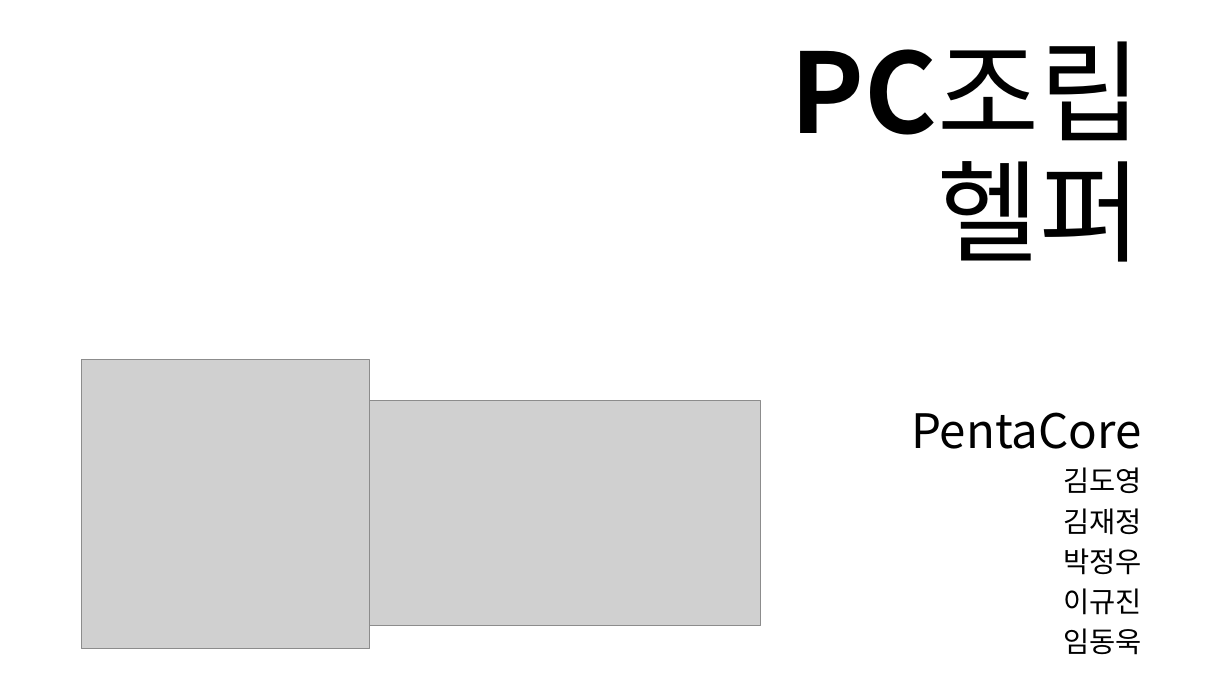
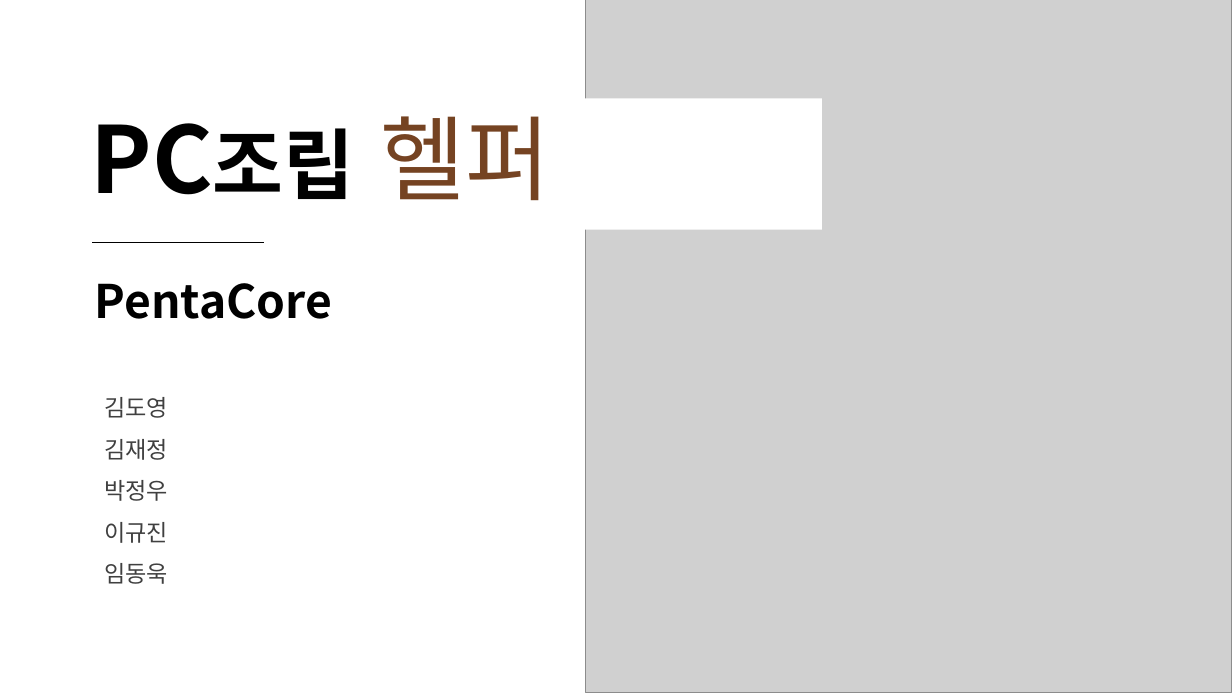
Before and after one commit to Team-Tetrapod/project, a slide deck: slide 1 of 2. 발표자료/PC조립 헬퍼 최종본.pptx. Drawn at 1232x693 pixels with LibreOffice and Linux fonts; fonts in the diff are those of the drawing; grey boxes stand for pictures; background and template pictures are left out. Boxes give left, top, right and bottom in pixels: in the first picture for what was removed or moved away, otherwise in the second. Text is boxed around its words. In the diff, an @@ line names an element or a change of style, - is before the commit and + after.

```diff
--- a/2. 발표자료/PC조립 헬퍼 최종본.pptx
+++ b/2. 발표자료/PC조립 헬퍼 최종본.pptx
@@ picture added at (586, 0, 1232, 693) @@
@@ title "PC조립 헬퍼": place and size @@
-title "PC조립 헬퍼" at (791, 41, 1142, 262)
+title "PC조립 헬퍼" at (81, 98, 822, 229)
@@ title "PC조립 헬퍼" at (81, 98, 822, 229): size 86.4 to 72 pt in "PC조립 헬퍼"; size 86.4 to 60 pt, bold on in "PC조립"; text colour #000000 to #754322 in "헬퍼"; alignment right to left; vertical alignment bottom to middle; fill none to #FFFFFF @@
@@ line added from (92, 242) to (264, 242), #000000 0.5 pt @@
@@ subtitle added at (95, 283, 332, 319), 36 pt, text #000000, bold @@
+PentaCore
@@ picture removed at (81, 360, 370, 649) @@
@@ text "김도영": place and size @@
-text "김도영" at (911, 412, 1142, 655)
+text "김도영" at (104, 397, 168, 584)
@@ text "김도영" at (104, 397, 168, 584): size 22.2 to 18 pt, text colour #000000 to #404040; alignment right to left; line spacing 0.8 to 1.5; less space between paragraphs @@
@@ picture removed at (334, 401, 762, 626) @@
@@ text at (911, 412, 1141, 449): paragraph removed @@
-PentaCore
```
Also in this commit, not shown: 5 other slides changed, 5 slides added, 7 slides removed, 1 other file.
